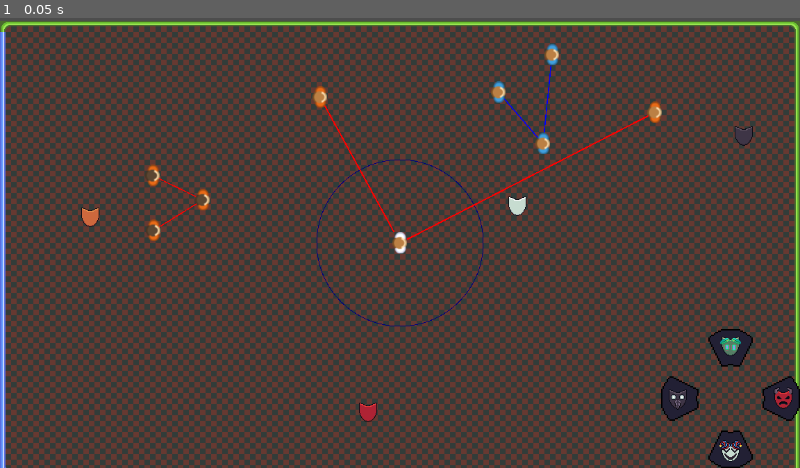
Above: before the commit, frame 1.
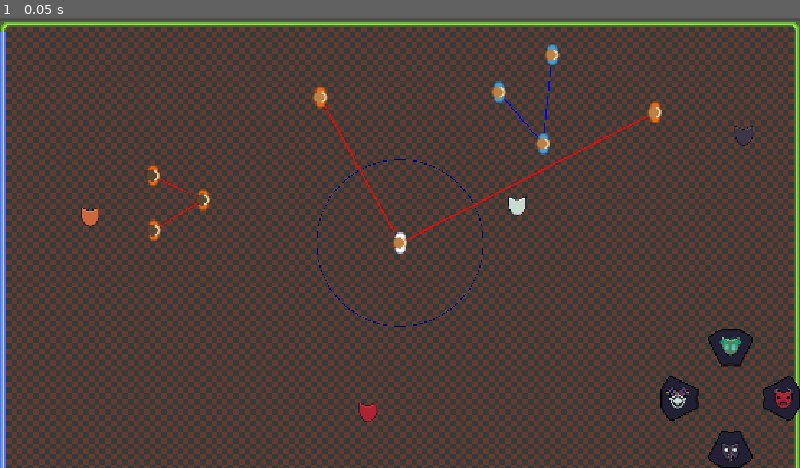
Above: after the commit, the same moment.

Repository: ImJustJC/a-mask-2-mask
Game: Godot game, scene res://Scenes/playground.tscn
Two runs of this game, one before a commit and one after it. Both use one fixed random seed, a clock stepped at 60 frames per second and the inputs below.
Inputs:
- Up to frame 1 (0.05 s): no input

The runs differ from the first frame. In frame 1, 11% of the frame differs, in the area x 0-100%, y 0-100%.

Commit message:
Masked NPC prefabs

Diff:
--- a/Scenes/GameUI.tscn
+++ b/Scenes/GameUI.tscn
@@ -70,7 +70,7 @@
 offset_bottom = 16.0
 grow_horizontal = 2
 grow_vertical = 2
-texture = ExtResource("5_8dgta")
+texture = ExtResource("7_8oijl")
 
 [node name="Inv3" type="ColorRect" parent="MaskPicker" unique_id=2128587785]
 layout_mode = 2
@@ -116,4 +116,4 @@
 offset_bottom = -8.0
 grow_horizontal = 2
 grow_vertical = 2
-texture = ExtResource("7_8oijl")
+texture = ExtResource("5_8dgta")
--- /dev/null
+++ b/Scenes/Prefabs/NPCs/bad_guy_a.tscn
@@ -0,0 +1,18 @@
+[gd_scene format=3 uid="uid://2aiope0jjohs"]
+
+[ext_resource type="Texture2D" uid="uid://b8463gn43hbi6" path="res://Assets/Final/NPC/Vigilante 1.png" id="1_6gotq"]
+[ext_resource type="Script" uid="uid://cfs5y4hei781h" path="res://Scripts/MaskedNPC.gd" id="2_t7k65"]
+
+[sub_resource type="CircleShape2D" id="CircleShape2D_nut7w"]
+radius = 15.0
+
+[node name="BadGuy_A" type="Sprite2D" unique_id=1236557514]
+texture = ExtResource("1_6gotq")
+script = ExtResource("2_t7k65")
+
+[node name="StaticBody2D" type="StaticBody2D" parent="." unique_id=684746694]
+collision_layer = 4
+collision_mask = 0
+
+[node name="CollisionShape2D" type="CollisionShape2D" parent="StaticBody2D" unique_id=129880613]
+shape = SubResource("CircleShape2D_nut7w")
--- /dev/null
+++ b/Scenes/Prefabs/NPCs/bad_guy_b.tscn
@@ -0,0 +1,18 @@
+[gd_scene format=3 uid="uid://dml1ktkjrg6fk"]
+
+[ext_resource type="Texture2D" uid="uid://c1vjth430cbk3" path="res://Assets/Final/NPC/Vigilante 2.png" id="1_bdirn"]
+[ext_resource type="Script" uid="uid://cfs5y4hei781h" path="res://Scripts/MaskedNPC.gd" id="2_sxxih"]
+
+[sub_resource type="CircleShape2D" id="CircleShape2D_nut7w"]
+radius = 15.0
+
+[node name="BadGuy_B" type="Sprite2D" unique_id=1236557514]
+texture = ExtResource("1_bdirn")
+script = ExtResource("2_sxxih")
+
+[node name="StaticBody2D" type="StaticBody2D" parent="." unique_id=684746694]
+collision_layer = 4
+collision_mask = 0
+
+[node name="CollisionShape2D" type="CollisionShape2D" parent="StaticBody2D" unique_id=129880613]
+shape = SubResource("CircleShape2D_nut7w")
--- /dev/null
+++ b/Scenes/Prefabs/NPCs/npc_bufoon.tscn
@@ -0,0 +1,24 @@
+[gd_scene format=3 uid="uid://34kux2f3ldnm"]
+
+[ext_resource type="Texture2D" uid="uid://docg6k4jryeky" path="res://Assets/Final/NPC/Npc 1.png" id="1_jgc1j"]
+[ext_resource type="Script" uid="uid://cfs5y4hei781h" path="res://Scripts/MaskedNPC.gd" id="2_3tsxj"]
+[ext_resource type="Texture2D" uid="uid://cw6ltlle3d5iw" path="res://Assets/Final/NPCMasks/NPCBufoonMask.png" id="3_npebc"]
+
+[sub_resource type="CircleShape2D" id="CircleShape2D_nut7w"]
+radius = 15.0
+
+[node name="NPC_bufoon" type="Sprite2D" unique_id=1236557514]
+texture = ExtResource("1_jgc1j")
+script = ExtResource("2_3tsxj")
+MASK_RELATIVE_ACTION = &"action_down"
+
+[node name="StaticBody2D" type="StaticBody2D" parent="." unique_id=684746694]
+collision_layer = 4
+collision_mask = 0
+
+[node name="CollisionShape2D" type="CollisionShape2D" parent="StaticBody2D" unique_id=129880613]
+shape = SubResource("CircleShape2D_nut7w")
+
+[node name="Mask" type="Sprite2D" parent="." unique_id=751509509]
+position = Vector2(10, 0)
+texture = ExtResource("3_npebc")
--- /dev/null
+++ b/Scenes/Prefabs/NPCs/npc_demon.tscn
@@ -0,0 +1,24 @@
+[gd_scene format=3 uid="uid://bl8t8hjb8e2au"]
+
+[ext_resource type="Texture2D" uid="uid://docg6k4jryeky" path="res://Assets/Final/NPC/Npc 1.png" id="1_yl5te"]
+[ext_resource type="Script" uid="uid://cfs5y4hei781h" path="res://Scripts/MaskedNPC.gd" id="2_2h0f2"]
+[ext_resource type="Texture2D" uid="uid://d36067q4bvpnk" path="res://Assets/Final/NPCMasks/NPCDemonMask.png" id="3_tfj3k"]
+
+[sub_resource type="CircleShape2D" id="CircleShape2D_nut7w"]
+radius = 15.0
+
+[node name="NPC_demon" type="Sprite2D" unique_id=1236557514]
+texture = ExtResource("1_yl5te")
+script = ExtResource("2_2h0f2")
+MASK_RELATIVE_ACTION = &"action_right"
+
+[node name="StaticBody2D" type="StaticBody2D" parent="." unique_id=684746694]
+collision_layer = 4
+collision_mask = 0
+
+[node name="CollisionShape2D" type="CollisionShape2D" parent="StaticBody2D" unique_id=129880613]
+shape = SubResource("CircleShape2D_nut7w")
+
+[node name="Mask" type="Sprite2D" parent="." unique_id=751509509]
+position = Vector2(10, 0)
+texture = ExtResource("3_tfj3k")
--- /dev/null
+++ b/Scenes/Prefabs/NPCs/npc_plague.tscn
@@ -0,0 +1,24 @@
+[gd_scene format=3 uid="uid://3qs2q5dwawix"]
+
+[ext_resource type="Texture2D" uid="uid://docg6k4jryeky" path="res://Assets/Final/NPC/Npc 1.png" id="1_gsvbr"]
+[ext_resource type="Script" uid="uid://cfs5y4hei781h" path="res://Scripts/MaskedNPC.gd" id="2_mvdvm"]
+[ext_resource type="Texture2D" uid="uid://bjsycr3nfolru" path="res://Assets/Final/NPCMasks/NPCPlagueMask.png" id="3_pv4no"]
+
+[sub_resource type="CircleShape2D" id="CircleShape2D_nut7w"]
+radius = 15.0
+
+[node name="NPC_plague" type="Sprite2D" unique_id=1236557514]
+texture = ExtResource("1_gsvbr")
+script = ExtResource("2_mvdvm")
+MASK_RELATIVE_ACTION = &"action_left"
+
+[node name="StaticBody2D" type="StaticBody2D" parent="." unique_id=684746694]
+collision_layer = 4
+collision_mask = 0
+
+[node name="CollisionShape2D" type="CollisionShape2D" parent="StaticBody2D" unique_id=129880613]
+shape = SubResource("CircleShape2D_nut7w")
+
+[node name="Mask" type="Sprite2D" parent="." unique_id=751509509]
+position = Vector2(10, 0)
+texture = ExtResource("3_pv4no")
--- /dev/null
+++ b/Scenes/Prefabs/NPCs/npc_voodo.tscn
@@ -0,0 +1,24 @@
+[gd_scene format=3 uid="uid://c2axo40uegpf7"]
+
+[ext_resource type="Texture2D" uid="uid://docg6k4jryeky" path="res://Assets/Final/NPC/Npc 1.png" id="1_btc0o"]
+[ext_resource type="Script" uid="uid://cfs5y4hei781h" path="res://Scripts/MaskedNPC.gd" id="2_5auij"]
+[ext_resource type="Texture2D" uid="uid://bvfn5h1mjhwtt" path="res://Assets/Final/NPCMasks/NPCVoodoMask.png" id="3_c5atq"]
+
+[sub_resource type="CircleShape2D" id="CircleShape2D_nut7w"]
+radius = 15.0
+
+[node name="NPC_voodo" type="Sprite2D" unique_id=1236557514]
+texture = ExtResource("1_btc0o")
+script = ExtResource("2_5auij")
+MASK_RELATIVE_ACTION = &"action_up"
+
+[node name="StaticBody2D" type="StaticBody2D" parent="." unique_id=684746694]
+collision_layer = 4
+collision_mask = 0
+
+[node name="CollisionShape2D" type="CollisionShape2D" parent="StaticBody2D" unique_id=129880613]
+shape = SubResource("CircleShape2D_nut7w")
+
+[node name="Mask" type="Sprite2D" parent="." unique_id=751509509]
+position = Vector2(10, 0)
+texture = ExtResource("3_c5atq")
--- a/project.godot
+++ b/project.godot
@@ -17,8 +17,7 @@
 
 [display]
 
-window/stretch/mode="viewport"
-window/stretch/aspect="keep_height"
+window/stretch/mode="canvas_items"
 
 [input]
 
Binary file added: Assets/Final/Masks/Demonio.png
Not shown, added: Assets/Final/Masks/Demonio.png.import
Binary file added: Assets/Final/Masks/Juglar.png
Not shown, added: Assets/Final/Masks/Juglar.png.import
Binary file added: Assets/Final/Masks/Peste.png
Not shown, added: Assets/Final/Masks/Peste.png.import
Binary file added: Assets/Final/Masks/Vudu.png
Not shown, added: Assets/Final/Masks/Vudu.png.import
Binary file added: Assets/Final/NPC/Jugador 1.png
Not shown, added: Assets/Final/NPC/Jugador 1.png.import
Binary file added: Assets/Final/NPC/Jugador 2.png
Not shown, added: Assets/Final/NPC/Jugador 2.png.import
(and 16 more such lines)
